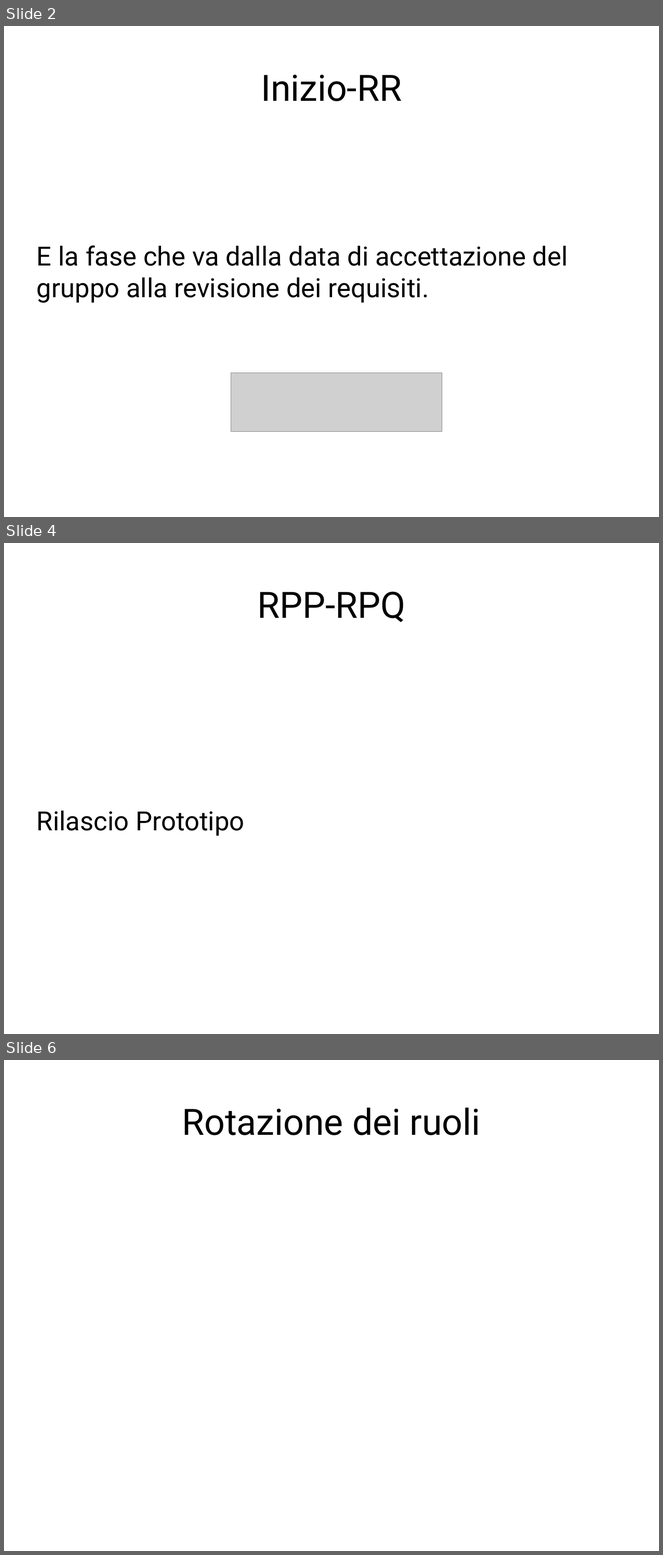
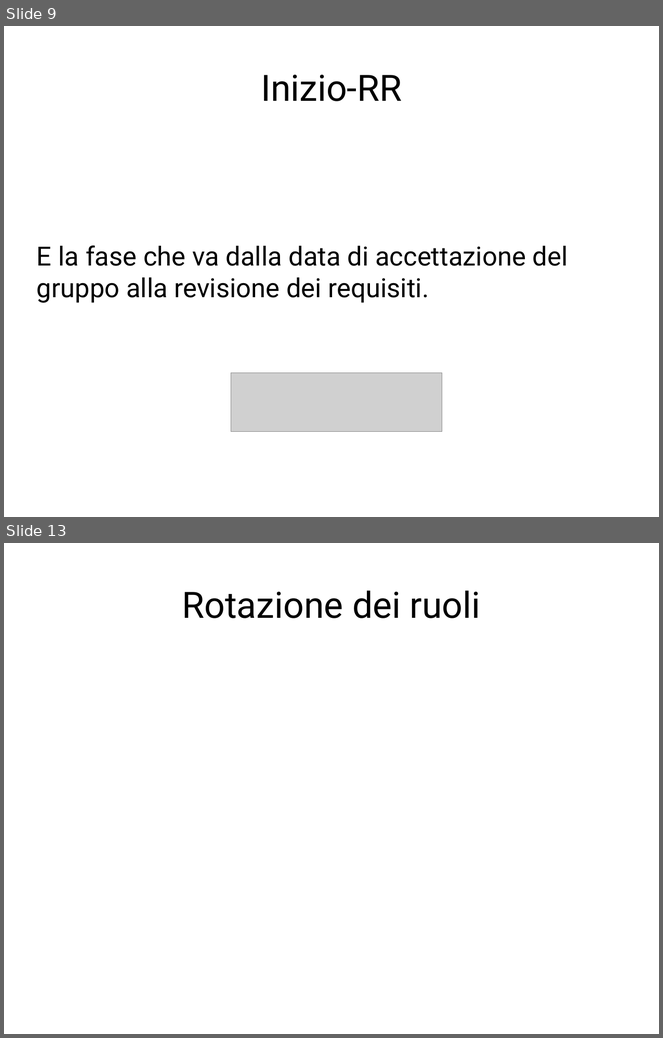
Before and after one commit to webshape/ajaxdraw, a slide deck: doc/PresentazioneRR/PresentazionePianoDiProgetto.odp. Shown one above the other, each under a label of ours: slides 2, 4 and 6 before the commit, slides 9 and 13 after it; the slides between them are not shown. The pictures are 663x1555 and 663x1038 pixels, drawn with LibreOffice and Linux fonts; fonts in the diff are those of the drawing; grey boxes stand for pictures. Boxes give left, top, right and bottom in pixels: in the first picture for what was removed or moved away, otherwise in the second. Text is boxed around its words. In the diff, an @@ line names an element or a change of style, - is before the commit and + after.

```diff
--- a/doc/PresentazioneRR/PresentazionePianoDiProgetto.odp
+++ b/doc/PresentazioneRR/PresentazionePianoDiProgetto.odp
@@ slide 4 removed at (4,543,659,1034), background #FFFFFF @@
@@ title removed at (257,591,405,623) @@
-RPP-RPQ
@@ subtitle removed at (37,811,244,836) @@
-Rilascio Prototipo
@@ what was slide 2 is now slide 9 @@
@@ what was slide 6 is now slide 13 @@
```
Also in this commit, not shown: 1 slide changed, 9 slides added, 1 other slide removed.
